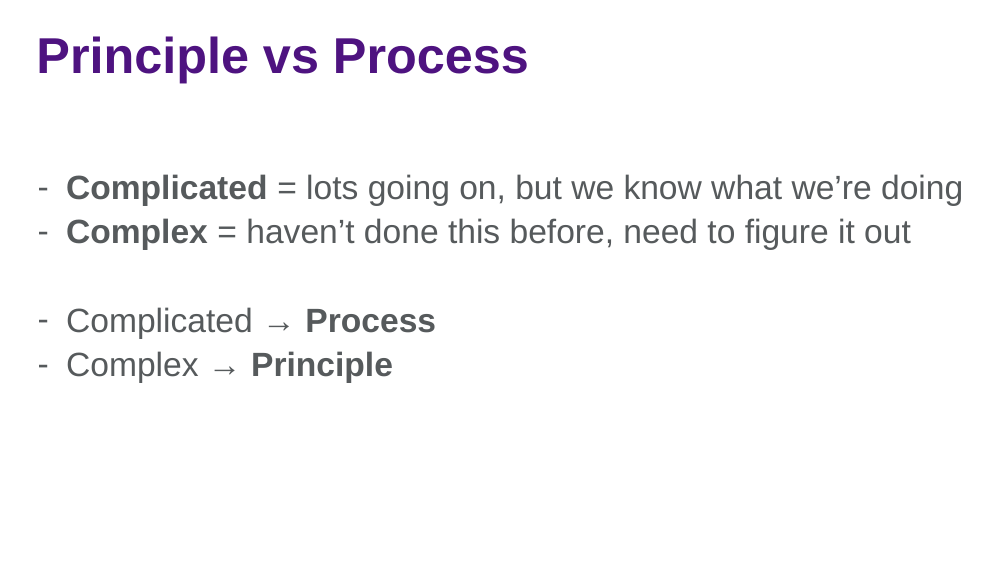
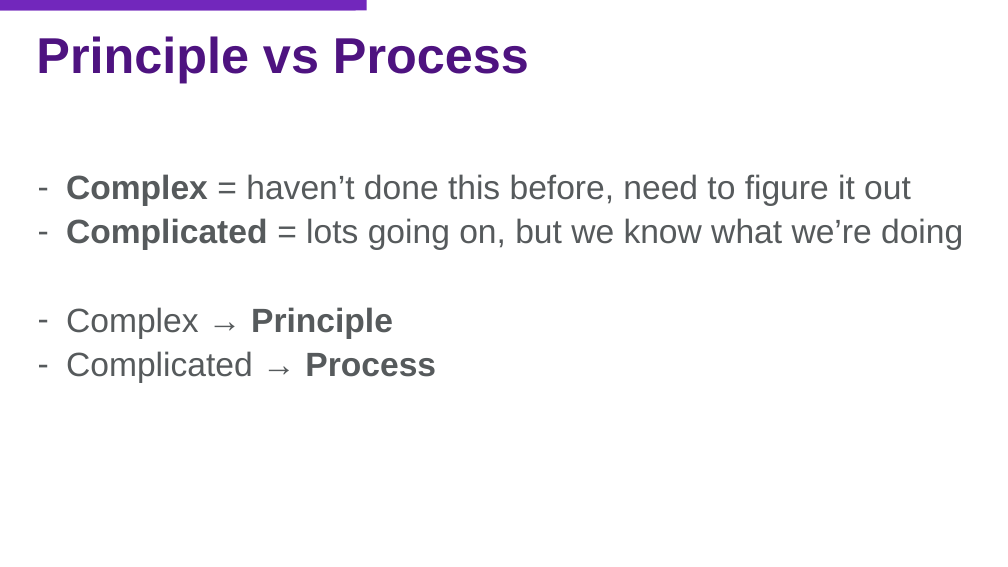
Before and after one commit to jasonjwood/presentations, a slide deck: slide 12 of InFusion2016 - Getting It Done - Jason Wood.pptx (slide 13 before the commit). Drawn at 1008x567 pixels with LibreOffice and Linux fonts; fonts in the diff are those of the drawing; background and template pictures are left out. Boxes give left, top, right and bottom in pixels: in the first picture for what was removed or moved away, otherwise in the second. Text is boxed around its words. In the diff, an @@ line names an element or a change of style, - is before the commit and + after.

```diff
--- a/InFusion2016 - Getting It Done - Jason Wood.pptx
+++ b/InFusion2016 - Getting It Done - Jason Wood.pptx
@@ rectangle added at (0, 0, 356, 11), fill #7227BC @@
@@ rectangle added at (0, 0, 367, 11), fill #7227BC @@
@@ text at (66, 174, 911, 206): paragraph added @@
+– Complex = haven’t done this before, need to figure it out
@@ text at (66, 307, 393, 339): text changed; bold on @@
-– Complex = haven’t done this before, need to figure it out
+– Complex → Principle
@@ text at (66, 351, 393, 383): paragraph removed @@
-– Complex → Principle
```
Also in this commit, not shown: 29 other slides changed, 2 slides added, 5 slides removed.
